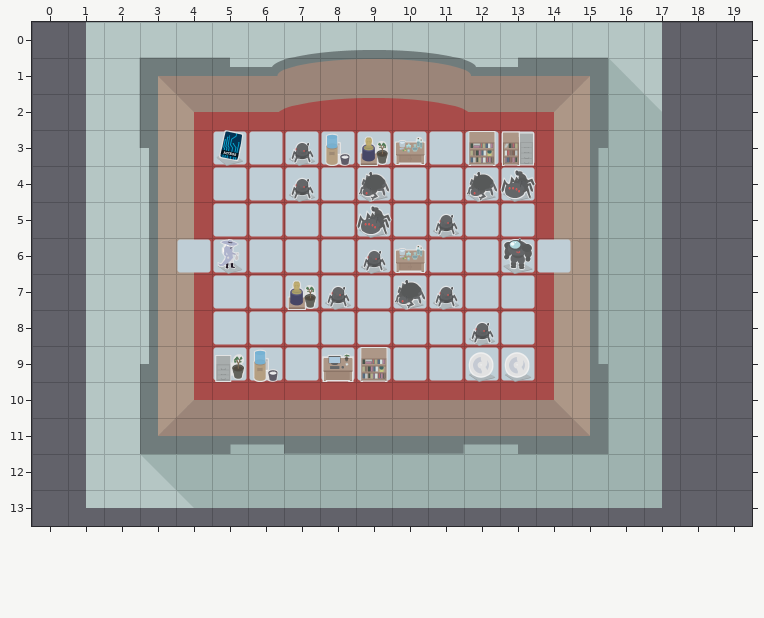
A Tiled map gets an edit: src/resources/maps-v2/level-10.tmx. The picture above was drawn from the file before the commit.
Cells are 75x75 px. Shown: x 0..19, y 0..13. The old version is drawn lined up with the new one. Not drawn, because the pictures are missing: unchanged layer "Decorations". Layer "Board" is drawn -38,-38 px off the grid.
After:
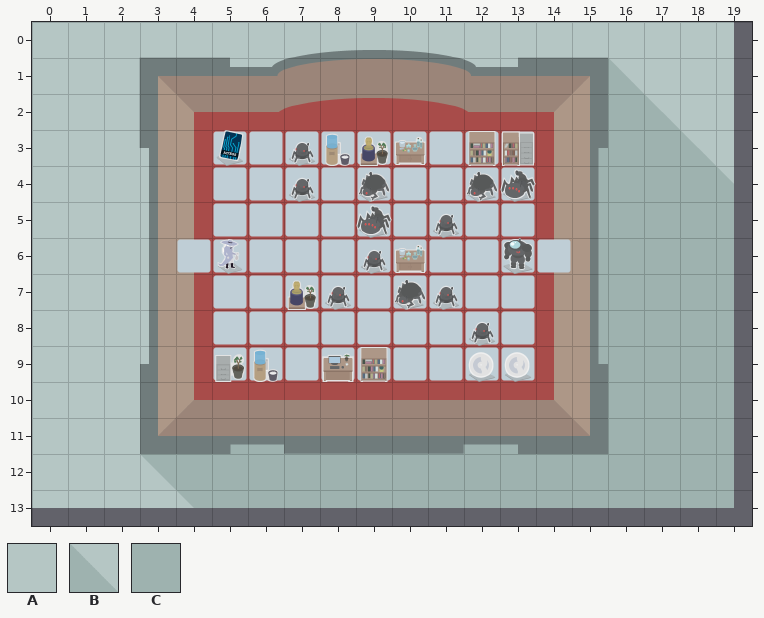
Key: from "skyscraper": A 0, B 38, C 80.
_ is an empty cell, . an unchanged one.
The edit:
map size 16x14 -> 20x14 cells (old content now starts at 2,0; both pictures use the new coordinates)
--- layer "Board"
@@ x 0..19 @@
- 0 __................__
- 1 __................__
- 2 __................__
- 3 __................__
- 4 __................__
- 5 __................__
- 6 __................__
- 7 __................__
- 8 __................__
- 9 __................__
-10 __................__
-11 __................__
-12 __................__
-13 __................__
+ 0 AA................AA
+ 1 AA................AA
+ 2 AA................AA
+ 3 AA................BA
+ 4 AA................CB
+ 5 AA................CC
+ 6 AA................CC
+ 7 AA................CC
+ 8 AA................CC
+ 9 AA................CC
+10 AA................CC
+11 AA................CC
+12 AA................CC
+13 AA................CC
Changed places in both pictures, as pixel boxes (x1, y1, x2, y2):
added: (32, 22, 86, 508)
added: (662, 22, 734, 508)
